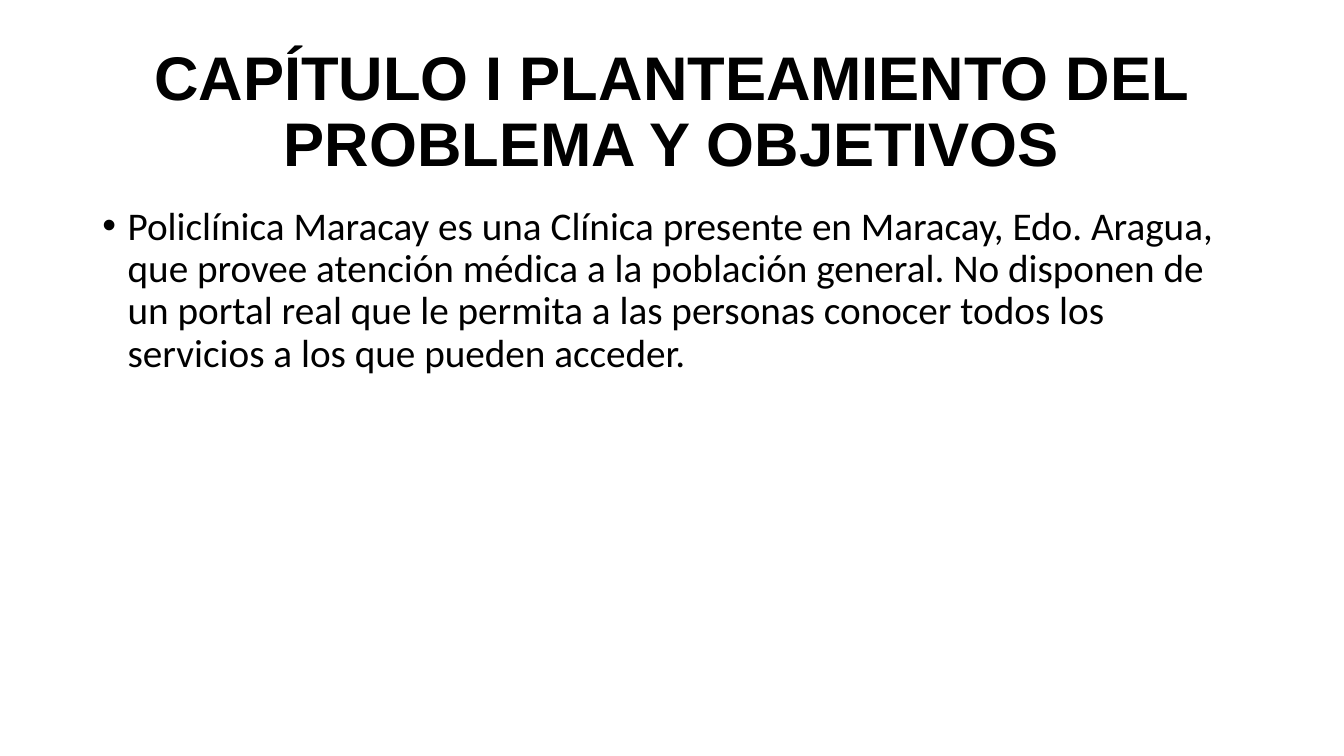
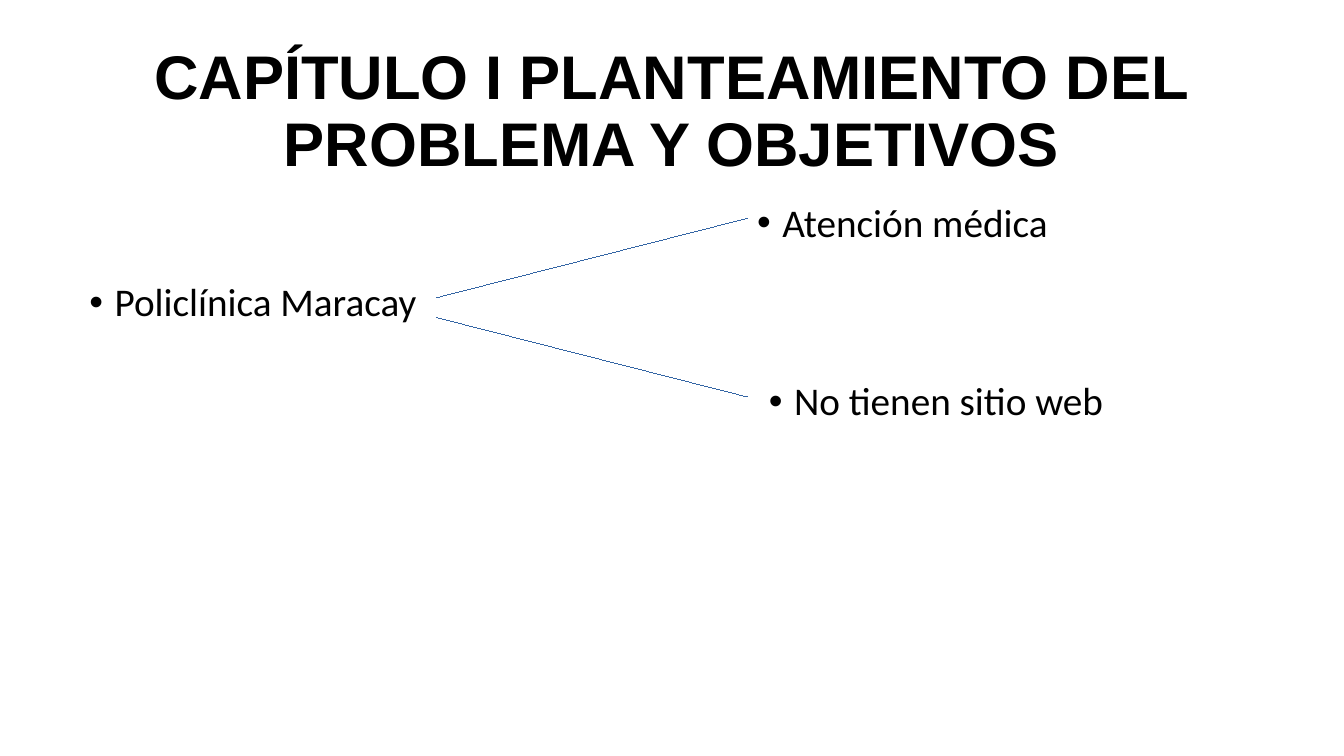
Before and after one commit to Aj4Mc/Pasantia, a slide deck: slide 2 of Presentacion servicio comunitario.pptm. Drawn at 1344x756 pixels with LibreOffice and Linux fonts; fonts in the diff are those of the drawing. Boxes give left, top, right and bottom in pixels: in the first picture for what was removed or moved away, otherwise in the second. Text is boxed around its words. In the diff, an @@ line names an element or a change of style, - is before the commit and + after.

```diff
--- a/Presentacion servicio comunitario.pptm
+++ b/Presentacion servicio comunitario.pptm
@@ text added at (782, 209, 1047, 238), 28 pt, text #000000 @@
+• Atención médica
@@ text removed at (128, 212, 1213, 374) @@
-• Policlínica Maracay es una Clínica presente en Maracay, Edo. Aragua, que provee atención médica a la población general. No disponen de un portal real que le permita a las personas conocer todos los servicios a los que pueden acceder.
@@ line added from (437, 297) to (747, 219), #3465A4 0 pt @@
@@ text added at (115, 288, 416, 323), 28 pt, text #000000 @@
+• Policlínica Maracay
@@ line added from (437, 318) to (747, 397), #3465A4 0 pt @@
@@ text added at (794, 387, 1103, 416), 28 pt, text #000000 @@
+• No tienen sitio web
```
Also in this commit, not shown: 4 other slides changed.
